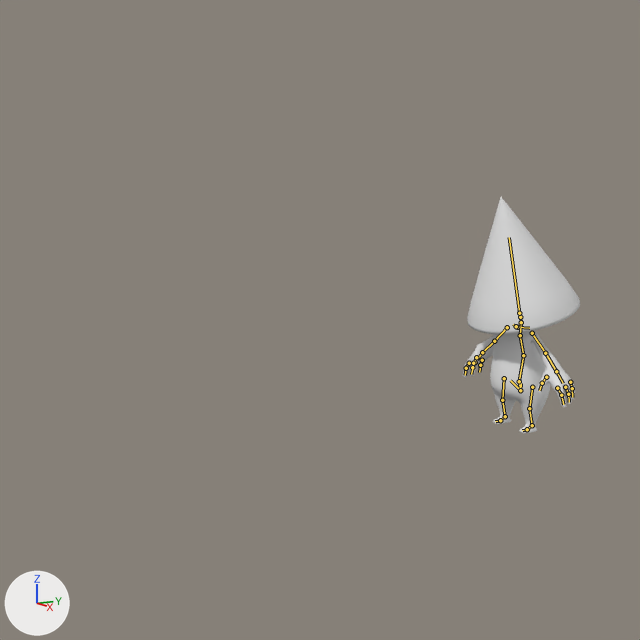
The Blender file EMC/Assets/Animations/Animated MOdel V7 Fingers.blend, before and after one commit.
Camera for both pictures: the file's camera 'Camera'. Lighting does not change. The marker at lower left points along +X, +Y and +Z. The bones that bend it are drawn over the model as lines.
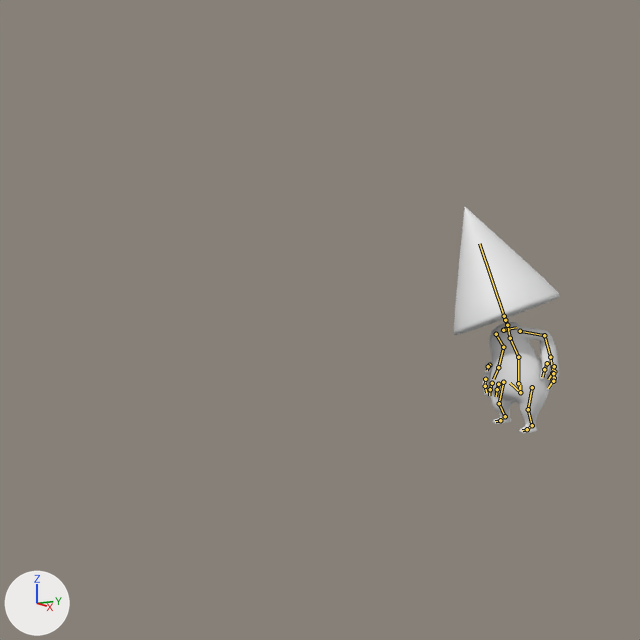
The newer file adds an action. The first version stands in its rest pose; the second is drawn at frame 6 of the action 'Idle 2'.

Pixel boxes [x1, y1, x2, y2] of what changed, in the pictures (640 x 640 px):
'Cone.001', posed (9% narrower)
    before: [463, 197, 580, 433]
    after: [454, 206, 560, 433]
bone 'spine', root to tip
    before: (520, 390) to (519, 381)
    after: (520, 392) to (518, 383)
bone 'spine.001', root to tip
    before: (519, 381) to (523, 355)
    after: (518, 383) to (518, 357)
bone 'spine.002', root to tip
    before: (523, 355) to (520, 335)
    after: (518, 357) to (510, 338)
bone 'spine.006', root to tip
    before: (519, 313) to (509, 237)
    after: (504, 316) to (479, 243)
bone 'Finger middle1.L', root to tip
    before: (565, 387) to (568, 394)
    after: (554, 371) to (554, 378)
bone 'Finger small1.L', root to tip
    before: (570, 382) to (572, 388)
    after: (554, 366) to (552, 373)
bone 'Finger point1.L', root to tip
    before: (557, 388) to (561, 395)
    after: (553, 373) to (553, 381)
bone 'Finger point2.L', root to tip
    before: (561, 395) to (563, 404)
    after: (553, 381) to (548, 388)
bone 'hand thumb1.L', root to tip
    before: (546, 377) to (542, 383)
    after: (547, 363) to (544, 369)
bone 'hand thumb2.L', root to tip
    before: (542, 383) to (539, 390)
    after: (544, 369) to (542, 377)
bone 'Finger middle1.R', root to tip
    before: (475, 362) to (472, 367)
    after: (492, 383) to (490, 389)
bone 'Finger small1.R', root to tip
    before: (482, 360) to (480, 365)
    after: (498, 384) to (497, 389)
bone 'Finger point1.R', root to tip
    before: (469, 363) to (466, 368)
    after: (485, 379) to (485, 386)
bone 'hand thumb1.R', root to tip
    before: (476, 357) to (473, 363)
    after: (489, 365) to (488, 366)
bone 'hand thumb2.R', root to tip
    before: (473, 363) to (472, 370)
    after: (488, 366) to (487, 370)

What the commit changed:
Bone 'spine' (bone_spine) moves from (0.0, 0.0, 0.0) to (0.0, -0.032, 0.008).
Bone 'spine' (bone_spine) turns from (0, 0, 0) to (0, 1, 4) degrees about its own x, y and z.
Bone 'spine.001' (bone_spine_001) turns from (0, 0, 0) to (6, -1, 3) degrees about its own x, y and z.
Bone 'spine.002' (bone_spine_002) turns from (0, 0, 0) to (0, 2, 6) degrees about its own x, y and z.
Bone 'spine.006' (bone_spine_006) turns from (0, 0, 0) to (-13, 8, 8) degrees about its own x, y and z.
Bone 'Finger middle1.L' (bone_finger_middle1_l) moves from (0.0, 0.0, 0.0) to (-0.035, -0.031, 0.003).
Bone 'Finger middle1.L' (bone_finger_middle1_l) turns from (0, 0, 0) to (-4, 0, -5) degrees about its own x, y and z.
Bone 'Finger small1.L' (bone_finger_small1_l) moves from (0.0, 0.0, 0.0) to (-0.019, -0.023, -0.007).
Bone 'Finger point1.L' (bone_finger_point1_l) moves from (0.0, 0.0, 0.0) to (-0.034, -0.017, 0.009).
Bone 'Finger point1.L' (bone_finger_point1_l) turns from (0, 0, 0) to (-2, 5, -3) degrees about its own x, y and z.
Bone 'Finger point2.L' (bone_finger_point2_l) turns from (0, 0, 0) to (3, -4, -13) degrees about its own x, y and z.
Bone 'hand thumb1.L' (bone_hand_thumb1_l) moves from (0.0, 0.0, 0.0) to (-0.057, -0.005, -0.006).
Bone 'hand thumb1.L' (bone_hand_thumb1_l) turns from (0, 0, 0) to (5, 48, 24) degrees about its own x, y and z.
Bone 'hand thumb2.L' (bone_hand_thumb2_l) turns from (0, 0, 0) to (-13, -34, -10) degrees about its own x, y and z.
Bone 'Finger middle1.R' (bone_finger_middle1_r) turns from (0, 0, 0) to (4, -1, 9) degrees about its own x, y and z.
Bone 'Finger small1.R' (bone_finger_small1_r) turns from (0, 0, 0) to (2, -5, -10) degrees about its own x, y and z.
Bone 'Finger point1.R' (bone_finger_point1_r) turns from (0, 0, 0) to (-3, 0, 22) degrees about its own x, y and z.
Bone 'hand thumb1.R' (bone_hand_thumb1_r) moves from (0.0, 0.0, 0.0) to (0.024, -0.021, 0.049).
Bone 'hand thumb1.R' (bone_hand_thumb1_r) turns from (0, 0, 0) to (-5, -24, 10) degrees about its own x, y and z.
Bone 'hand thumb2.R' (bone_hand_thumb2_r) turns from (0, 0, 0) to (2, -12, 2) degrees about its own x, y and z.
Bone 'handIK.L' (bone_handik_l) moves from (0.0, 0.0, 0.0) to (0.184, -0.353, -0.316).
Bone 'handIK.L' (bone_handik_l) turns from (0, 0, 0) to (-13, -42, -24) degrees about its own x, y and z.
Bone 'upper_armIK.L' (bone_upper_armik_l) moves from (0.0, 0.0, 0.0) to (0.09, -0.006, -0.114).
Bone 'handIK.R' (bone_handik_r) moves from (0.0, 0.0, 0.0) to (-0.3, -0.005, -0.16).
Bone 'handIK.R' (bone_handik_r) turns from (0, 0, 0) to (23, 13, 47) degrees about its own x, y and z.
Bone 'upper_armIK.R' (bone_upper_armik_r) moves from (0.0, 0.0, 0.0) to (0.011, 0.0, 0.016).
